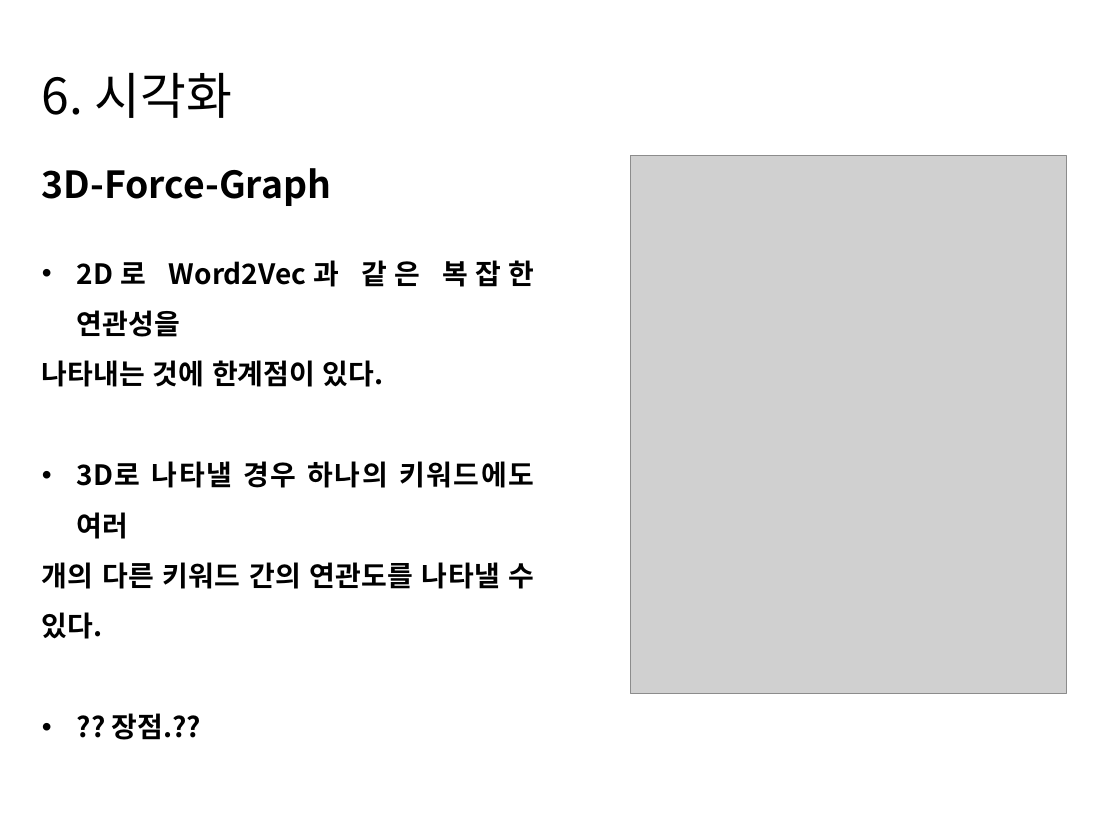
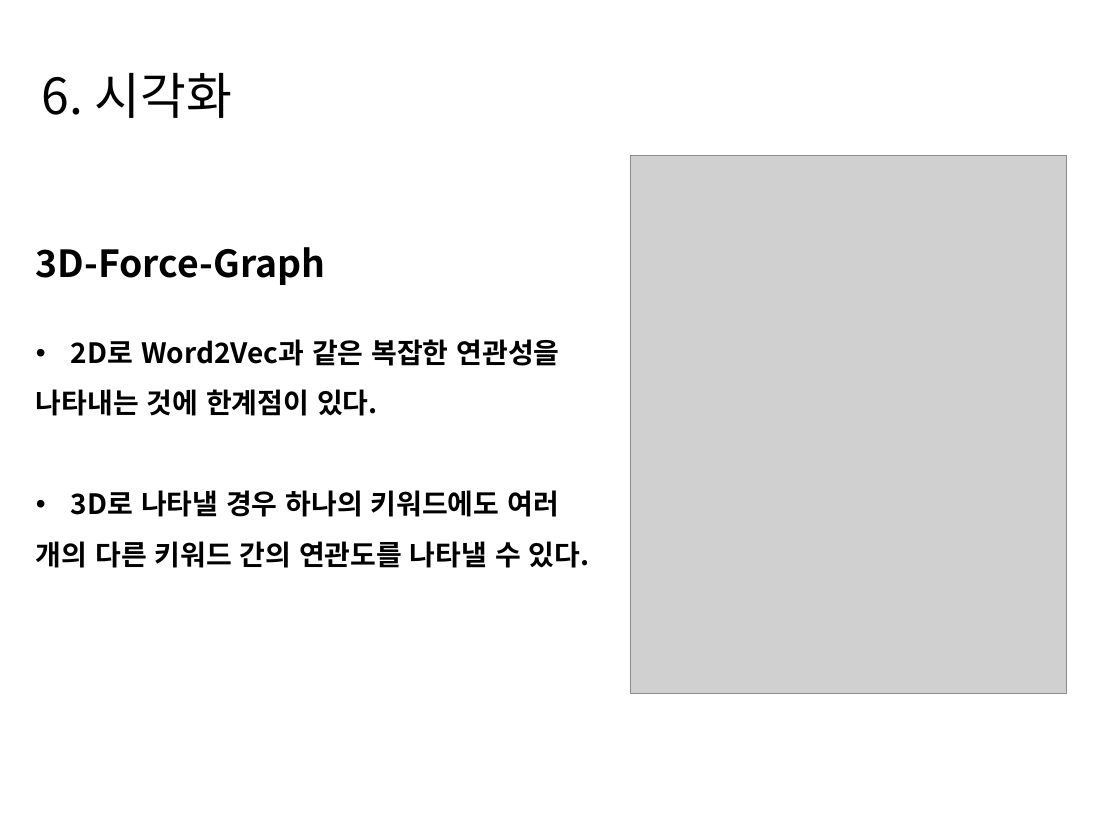
Before and after one commit to HaYongdae/issuewhatshow, a slide deck: slide 25 of doc/최종 PPT.pptx. Drawn at 1120x840 pixels with LibreOffice and Linux fonts; fonts in the diff are those of the drawing; grey boxes stand for pictures. Boxes give left, top, right and bottom in pixels: in the first picture for what was removed or moved away, otherwise in the second. Text is boxed around its words. In the diff, an @@ line names an element or a change of style, - is before the commit and + after.

```diff
--- a/doc/최종 PPT.pptx
+++ b/doc/최종 PPT.pptx
@@ text at bbox=[36, 247, 590, 568]: paragraph removed @@
-• ?? 장점.??
@@ text "3D-Force-Graph": place and size @@
-text "3D-Force-Graph" at bbox=[42, 168, 535, 589]
+text "3D-Force-Graph" at bbox=[36, 247, 590, 568]
```
Also in this commit, not shown: 11 other slides changed, 2 slides added, 2 slides removed.
